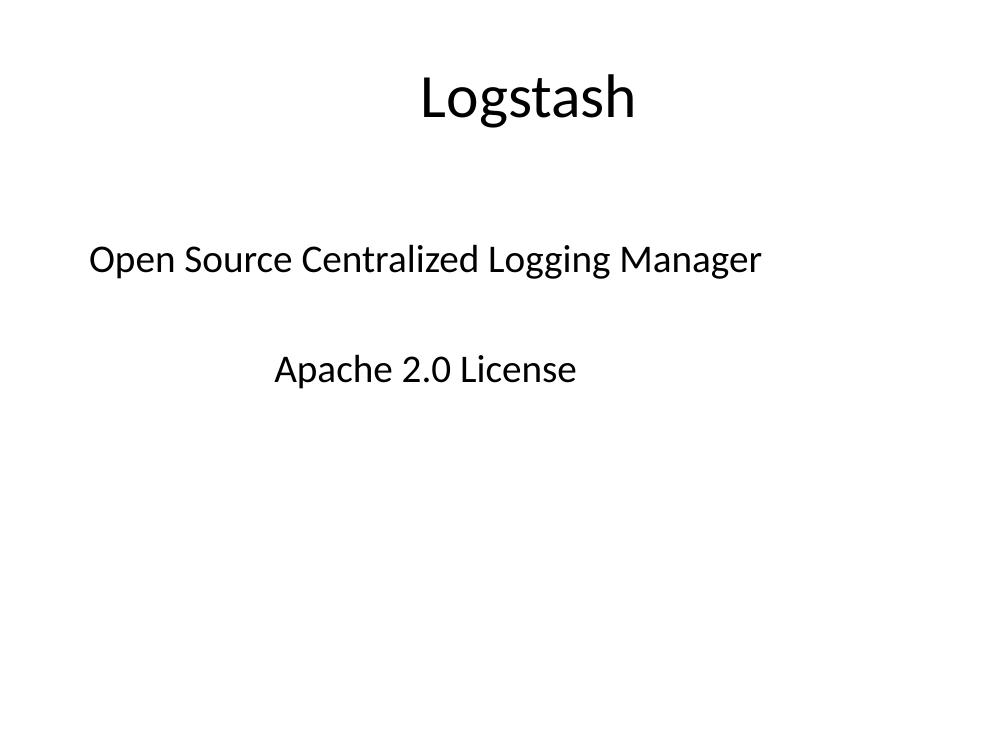
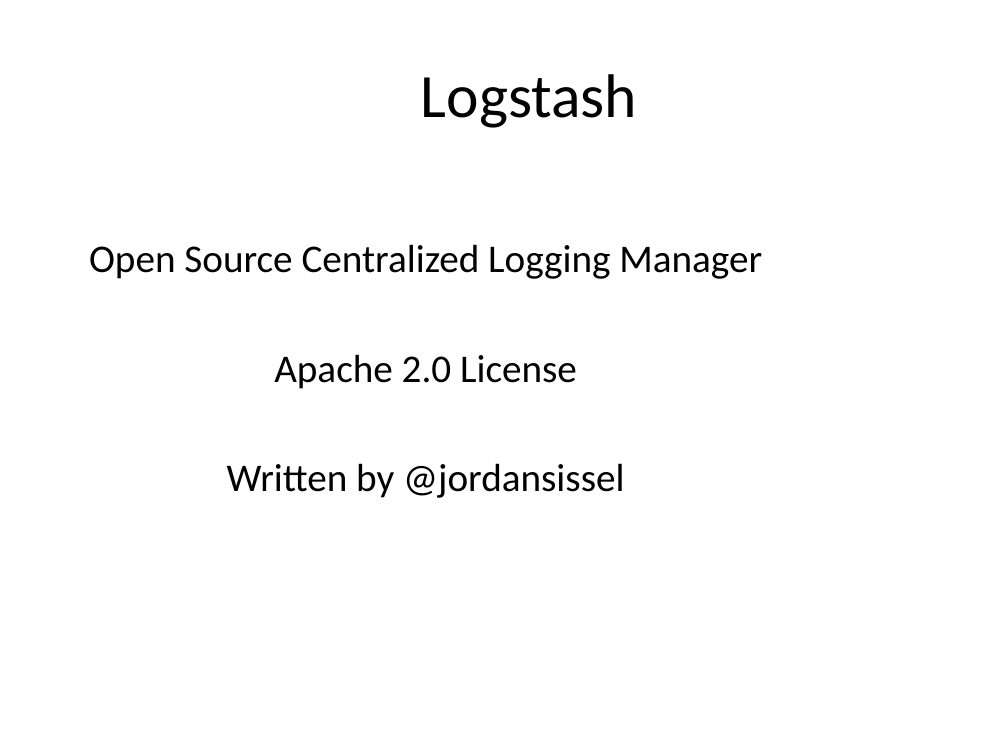
Before and after one commit to mtscout6/my-presentations, a slide deck: slide 6 of Logstash/Logstash slide deck.pptx (slide 4 before the commit). Drawn at 1008x756 pixels with LibreOffice and Linux fonts; fonts in the diff are those of the drawing; background and template pictures are left out. Boxes give left, top, right and bottom in pixels: in the first picture for what was removed or moved away, otherwise in the second. Text is boxed around its words. In the diff, an @@ line names an element or a change of style, - is before the commit and + after.

Commit message:
Updated slide deck for logstash presentation

```diff
--- a/Logstash/Logstash slide deck.pptx
+++ b/Logstash/Logstash slide deck.pptx
@@ text at [227,463,624,498]: paragraph added @@
+Written by @jordansissel
```
Also in this commit, not shown: 4 other slides changed, 5 slides added, 1 other file.
